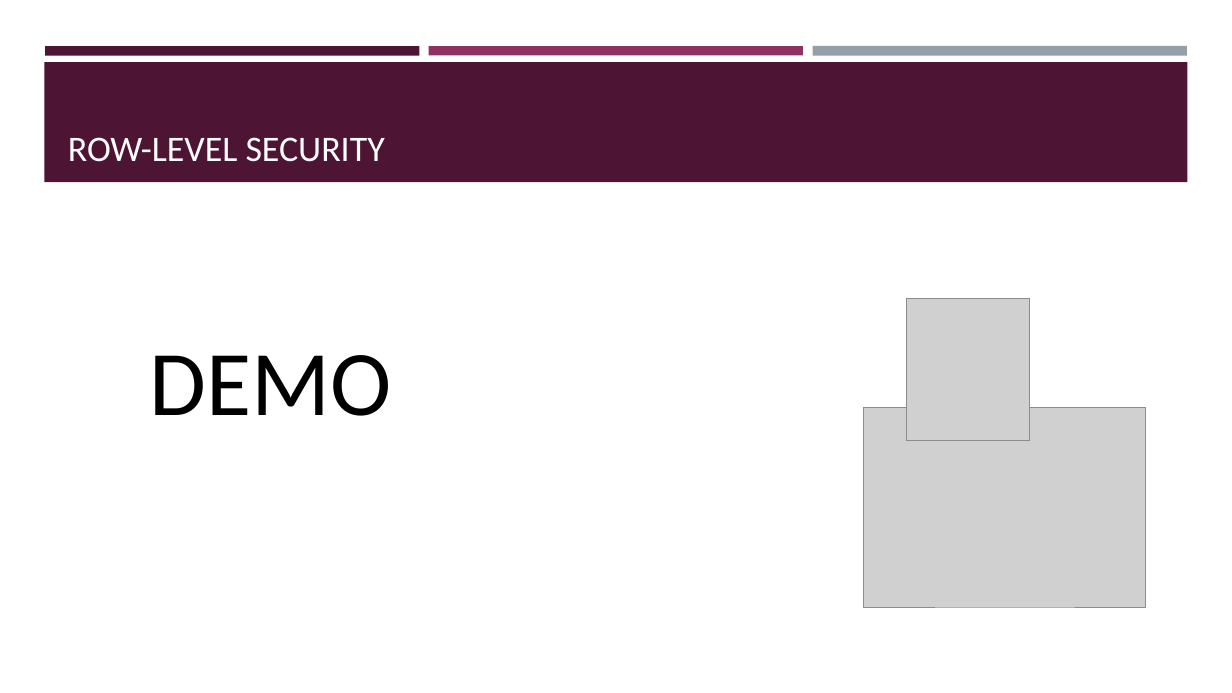
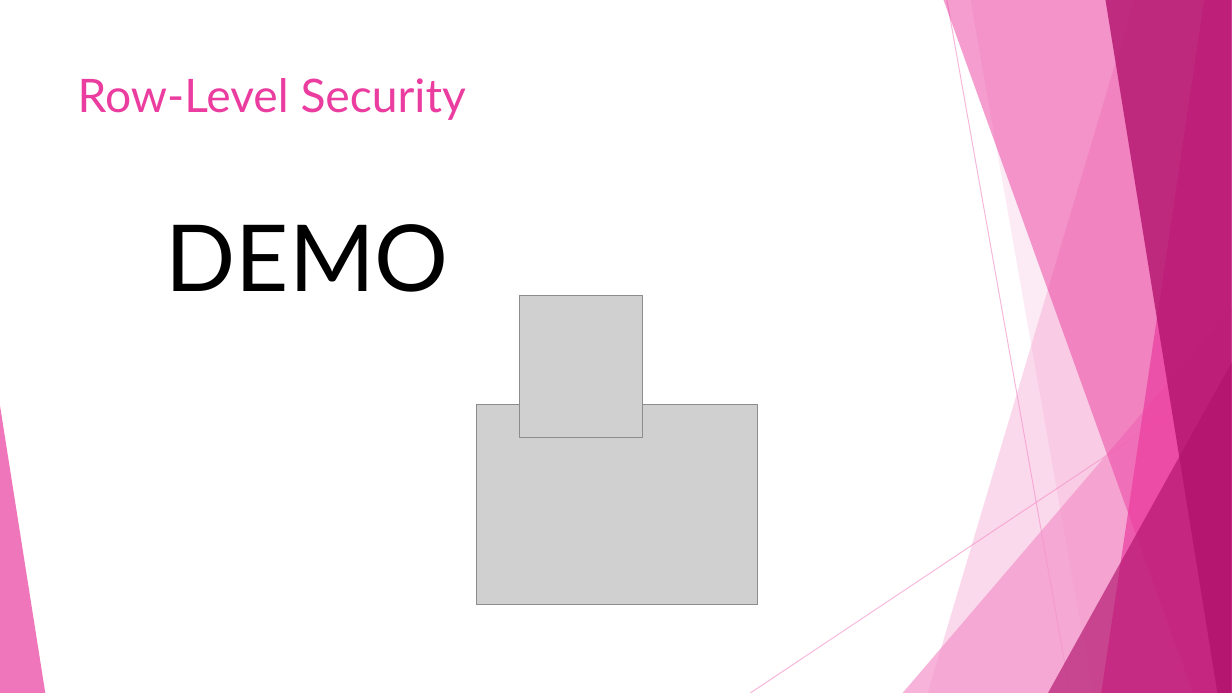
Before and after one commit to sqltran/SevenAwesomeSQLFeatures, a slide deck: slide 10 of AwesomeFreeSQLServerFeatures.pptx (slide 9 before the commit). Drawn at 1232x693 pixels with LibreOffice and Linux fonts; fonts in the diff are those of the drawing; grey boxes stand for pictures. Boxes give left, top, right and bottom in pixels: in the first picture for what was removed or moved away, otherwise in the second. Text is boxed around its words. In the diff, an @@ line names an element or a change of style, - is before the commit and + after.

Commit message:
Chage presentation theme and fixup.

```diff
--- a/AwesomeFreeSQLServerFeatures.pptx
+++ b/AwesomeFreeSQLServerFeatures.pptx
@@ rectangle removed at box(45, 46, 420, 55) @@
@@ rectangle removed at box(429, 46, 803, 55) @@
@@ rectangle removed at box(812, 46, 1187, 56) @@
@@ rectangle removed at box(44, 62, 1188, 182) @@
@@ title "Row-Level Security" at box(78, 78, 466, 120): vertical alignment bottom to top @@
@@ title at box(78, 78, 466, 120): text changed; size 28 to 36 pt; font Calibri to Lato; text colour #FFFFFF to #EB3D9F @@
-ROW-LEVEL SECURITY
+Row-Level Security
@@ text "DEMO": place and size @@
-text "DEMO" at box(150, 355, 392, 416)
+text "DEMO" at box(166, 224, 449, 292)
@@ text "DEMO" at box(166, 224, 449, 292): font Calibri to Lato @@
@@ picture: place and size @@
-picture at box(907, 299, 1030, 441)
+picture at box(519, 296, 642, 438)
@@ group added at box(0, 0, 1232, 693): 5 freeform shapes, 3 triangles, 2 lines @@
@@ picture: place and size @@
-picture at box(864, 408, 1146, 607)
+picture at box(477, 405, 759, 604)
```
Also in this commit, not shown: 32 other slides changed, 4 slides added.
